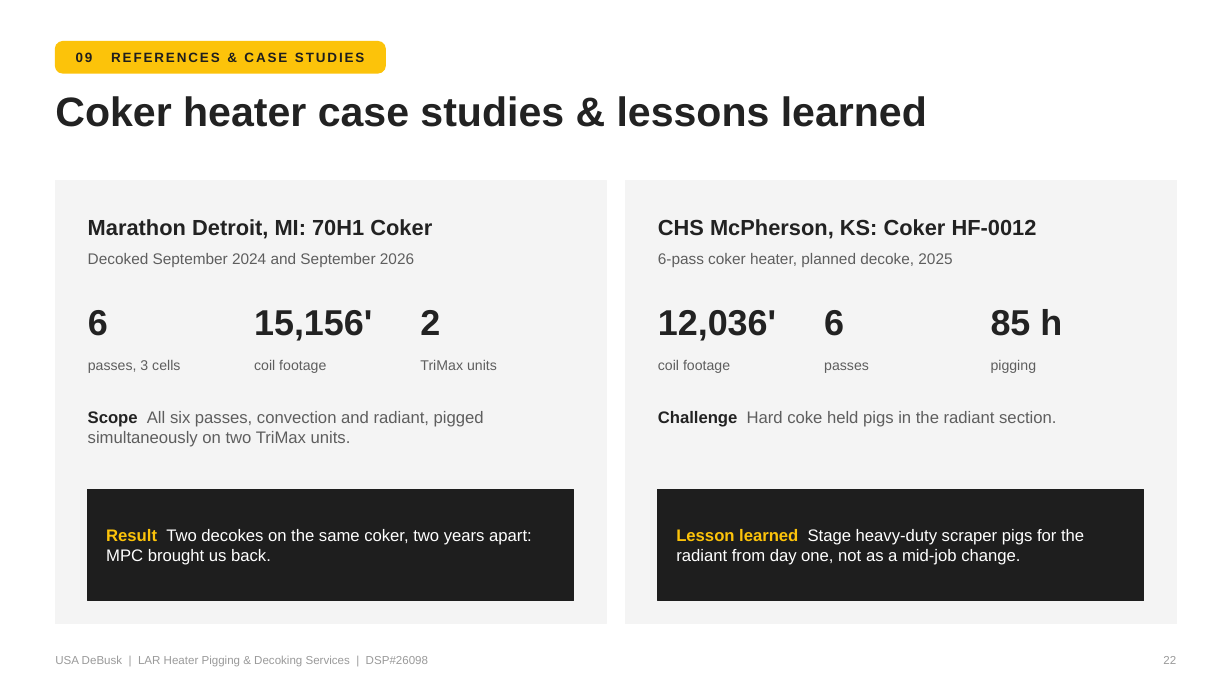
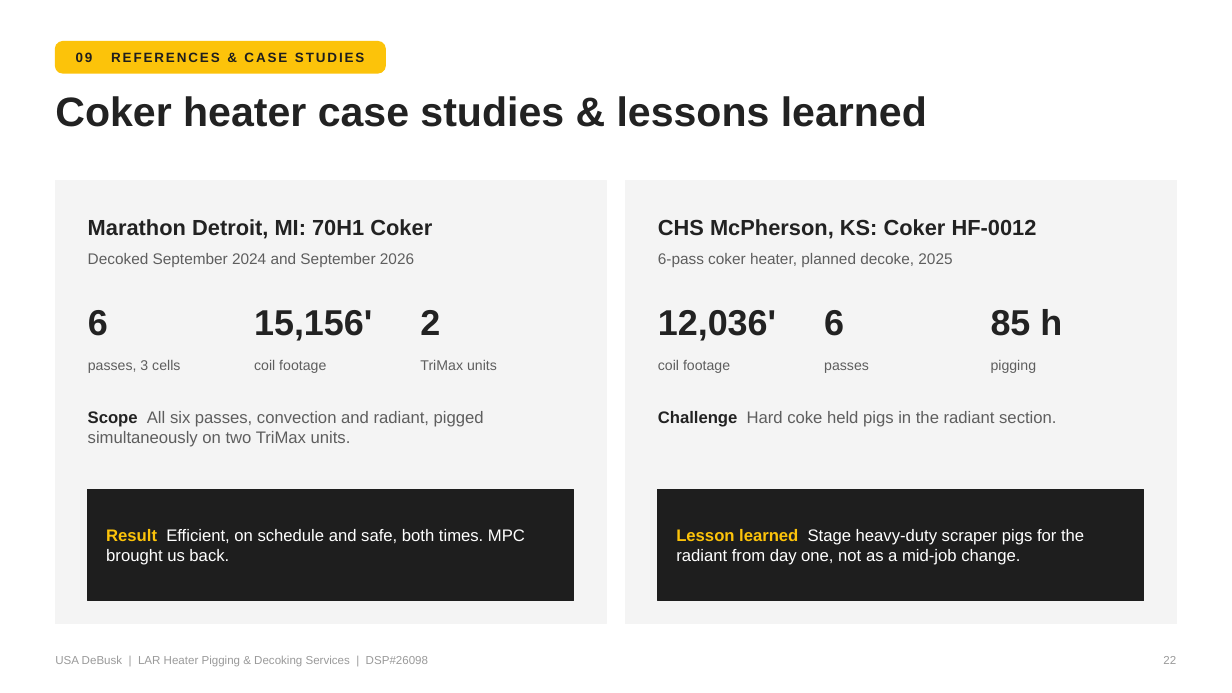
Before and after one commit to TheSkinz/obsidian-work, a slide deck: slide 22 of 02-facilities/Marathon/Carson-CA/DSP26098-technical-presentation/LAR_Technical_Proposal_Presentation.pptx. Drawn at 1232x693 pixels with LibreOffice and Linux fonts; fonts in the diff are those of the drawing. Boxes give left, top, right and bottom in pixels: in the first picture for what was removed or moved away, otherwise in the second. Text is boxed around its words. In the diff, an @@ line names an element or a change of style, - is before the commit and + after.

```diff
--- a/02-facilities/Marathon/Carson-CA/DSP26098-technical-presentation/LAR_Technical_Proposal_Presentation.pptx
+++ b/02-facilities/Marathon/Carson-CA/DSP26098-technical-presentation/LAR_Technical_Proposal_Presentation.pptx
@@ text at (106,529,525,565): text changed @@
-Result Two decokes on the same coker, two years apart: MPC brought us back.
+Result Efficient, on schedule and safe, both times. MPC brought us back.
```
Also in this commit, not shown: 1 other slide changed, 2 other files.
